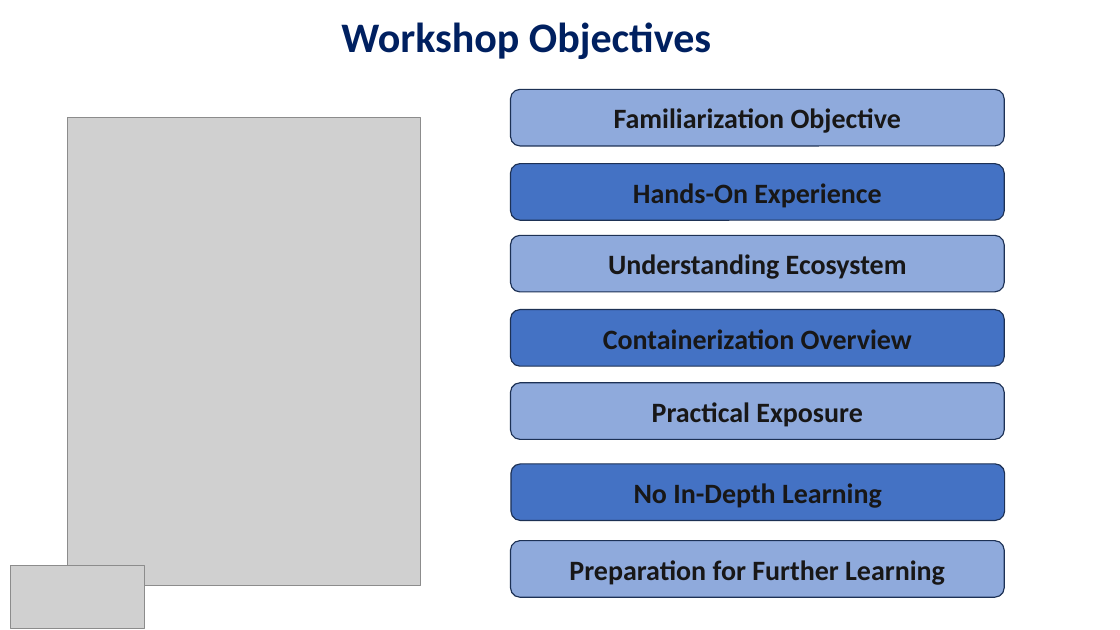
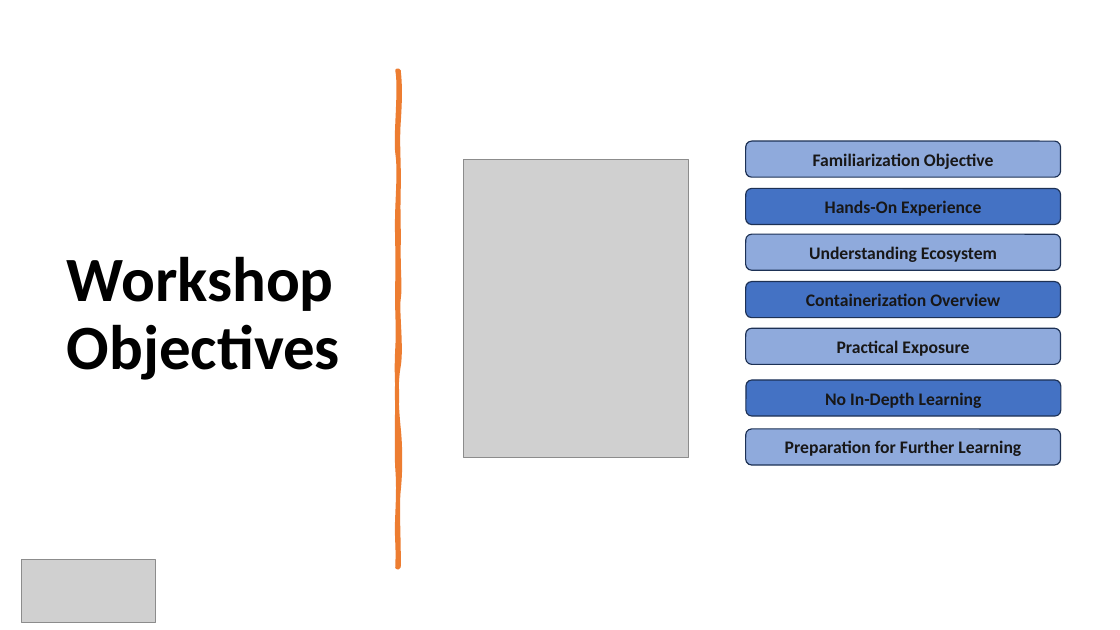
Before and after one commit to AitrichAcademyMeanStack/personal-finance-manager-workshop-ppts, a slide deck: slide 2 of WORKSHOP_INTRO/mean-finance-manager-workshop-intro.pptx (slide 4 before the commit). Drawn at 1120x630 pixels with LibreOffice and Linux fonts; fonts in the diff are those of the drawing; grey boxes stand for pictures. Boxes give left, top, right and bottom in pixels: in the first picture for what was removed or moved away, otherwise in the second. Text is boxed around its words. In the diff, an @@ line names an element or a change of style, - is before the commit and + after.

Commit message:
Workshop ppt changed

```diff
--- a/WORKSHOP_INTRO/mean-finance-manager-workshop-intro.pptx
+++ b/WORKSHOP_INTRO/mean-finance-manager-workshop-intro.pptx
@@ text "Workshop Objectives" moved from (x1=341, y1=22, x2=711, y2=59) to (x1=67, y1=256, x2=340, y2=380) @@
@@ text "Workshop Objectives" at (x1=67, y1=256, x2=340, y2=380): size 36 to 54 pt, text colour #002060 to #000000; line spacing 1 to 0.9; more space between paragraphs; vertical alignment top to middle @@
@@ freeform shape added at (x1=397, y1=71, x2=399, y2=568), fill #ED7D31, outline #ED7D31 3.25 pt @@
@@ rounded rectangle "Familiarization Objective" resized from (x1=511, y1=89, x2=1005, y2=145) to (x1=746, y1=141, x2=1061, y2=177) @@
@@ picture resized from (x1=68, y1=118, x2=421, y2=586) to (x1=464, y1=159, x2=689, y2=457) @@
@@ rounded rectangle "Hands-On Experience" resized from (x1=511, y1=164, x2=1005, y2=220) to (x1=746, y1=188, x2=1061, y2=224) @@
@@ rounded rectangle "Understanding Ecosystem" resized from (x1=511, y1=235, x2=1005, y2=292) to (x1=746, y1=234, x2=1061, y2=271) @@
@@ rounded rectangle "Containerization Overview" resized from (x1=511, y1=310, x2=1005, y2=366) to (x1=746, y1=281, x2=1061, y2=318) @@
@@ rounded rectangle "Practical Exposure" resized from (x1=511, y1=383, x2=1005, y2=439) to (x1=746, y1=329, x2=1061, y2=365) @@
@@ rounded rectangle "No In-Depth Learning" resized from (x1=511, y1=464, x2=1005, y2=520) to (x1=746, y1=380, x2=1061, y2=416) @@
@@ size 24 to 15.1 pt; more space between paragraphs in 7 elements at (x1=746, y1=234, x2=1061, y2=271), (x1=746, y1=188, x2=1061, y2=224), (x1=746, y1=281, x2=1061, y2=318), (x1=746, y1=141, x2=1061, y2=177), (x1=746, y1=329, x2=1061, y2=365), (x1=746, y1=380, x2=1061, y2=416), (x1=746, y1=429, x2=1061, y2=465) @@
@@ rounded rectangle "Preparation for Further Learning" resized from (x1=511, y1=541, x2=1005, y2=597) to (x1=746, y1=429, x2=1061, y2=465) @@
@@ picture moved from (x1=11, y1=565, x2=145, y2=628) to (x1=22, y1=560, x2=155, y2=623) @@
```
Also in this commit, not shown: 13 other slides changed, 5 slides added, 1 other file.
